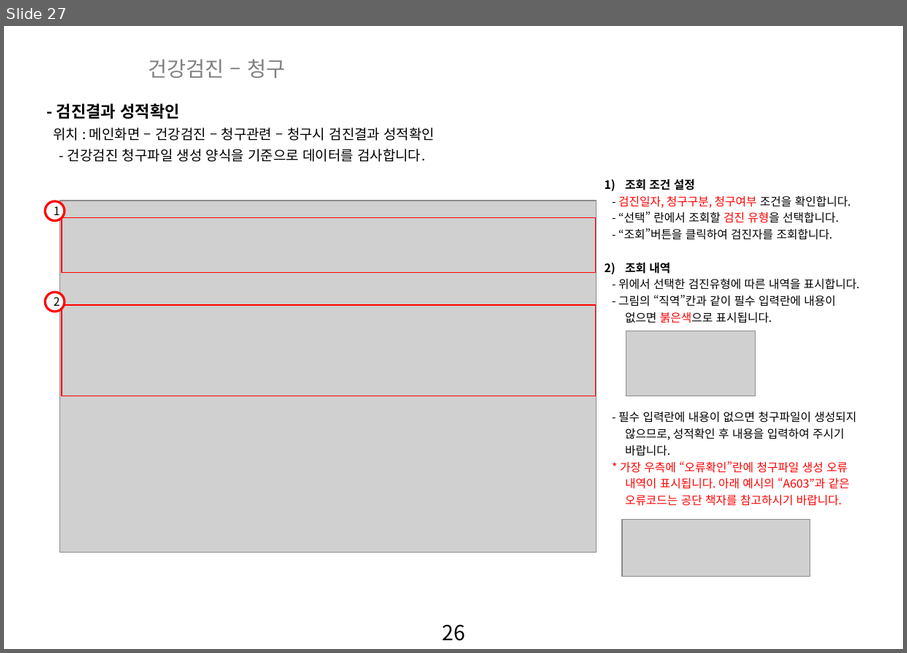
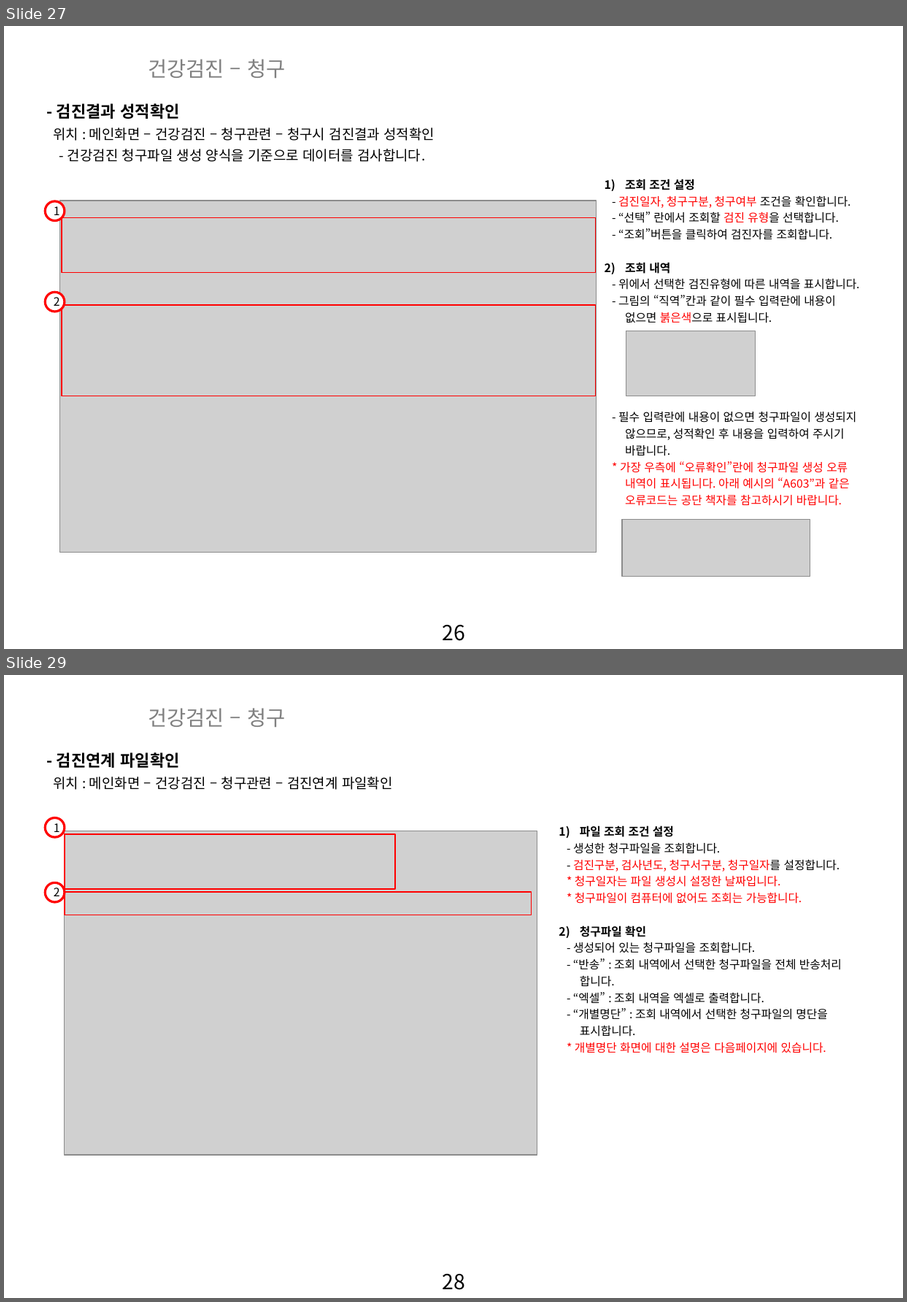
Before and after one commit to zooxop/ailiss_manual, a slide deck: manual/앨리스_매뉴얼_작업중.pptx. Shown one above the other, each under a label of ours: slide 27 before the commit, slides 27 and 29 after it; the slides between them are not shown. The pictures are 907x653 and 907x1302 pixels, drawn with LibreOffice and Linux fonts; fonts in the diff are those of the drawing; grey boxes stand for pictures; background and template pictures are left out. Boxes give left, top, right and bottom in pixels: in the first picture for what was removed or moved away, otherwise in the second. Text is boxed around its words. In the diff, an @@ line names an element or a change of style, - is before the commit and + after.

Commit message:
건강검진 메뉴 완성.

```diff
--- a/manual/앨리스_매뉴얼_작업중.pptx
+++ b/manual/앨리스_매뉴얼_작업중.pptx
@@ slide 29 added at <box>4,675,903,1298</box>, background picture (left out); not listed: 1 template element that a slide beside it also shows @@
@@ text added at <box>148,708,285,727</box>, 18 pt, text #808080 @@
+건강검진 – 청구
@@ text added at <box>57,752,179,768</box>, 14 pt, text #000000, bold @@
+- 검진연계 파일확인
@@ text added at <box>53,776,393,790</box>, 12 pt, text #000000 @@
+위치 : 메인화면 – 건강검진 – 청구관련 – 검진연계 파일확인
@@ ellipse added at <box>45,818,64,837</box>, fill #FFFFFF, outline #FF0000 2 pt, 10 pt, text #000000 @@
+1
@@ text added at <box>573,825,842,1053</box>, 10 pt, text #000000 @@
+1) 파일 조회 조건 설정
+- 생성한 청구파일을 조회합니다.
+- 검진구분, 검사년도, 청구서구분, 청구일자를 설정합니다.
+* 청구일자는 파일 생성시 설정한 날짜입니다.
+* 청구파일이 컴퓨터에 없어도 조회는 가능합니다.
+2) 청구파일 확인
+- 생성되어 있는 청구파일을 조회합니다.
+- “반송” : 조회 내역에서 선택한 청구파일을 전체 반송처리
+합니다.
+- “엑셀” : 조회 내역을 엑셀로 출력합니다.
+- “개별명단” : 조회 내역에서 선택한 청구파일의 명단을
+표시합니다.
+* 개별명단 화면에 대한 설명은 다음페이지에 있습니다.
@@ picture added at <box>65,831,537,1155</box> @@
@@ rectangle added at <box>65,834,395,889</box>, outline #FF0000 1 pt @@
@@ ellipse added at <box>45,882,64,902</box>, fill #FFFFFF, outline #FF0000 2 pt, 10 pt, text #000000 @@
+2
@@ rectangle added at <box>65,892,533,915</box>, outline #FF0000 1 pt @@
```
Also in this commit, not shown: 1 slide changed, 4 other slides added.
